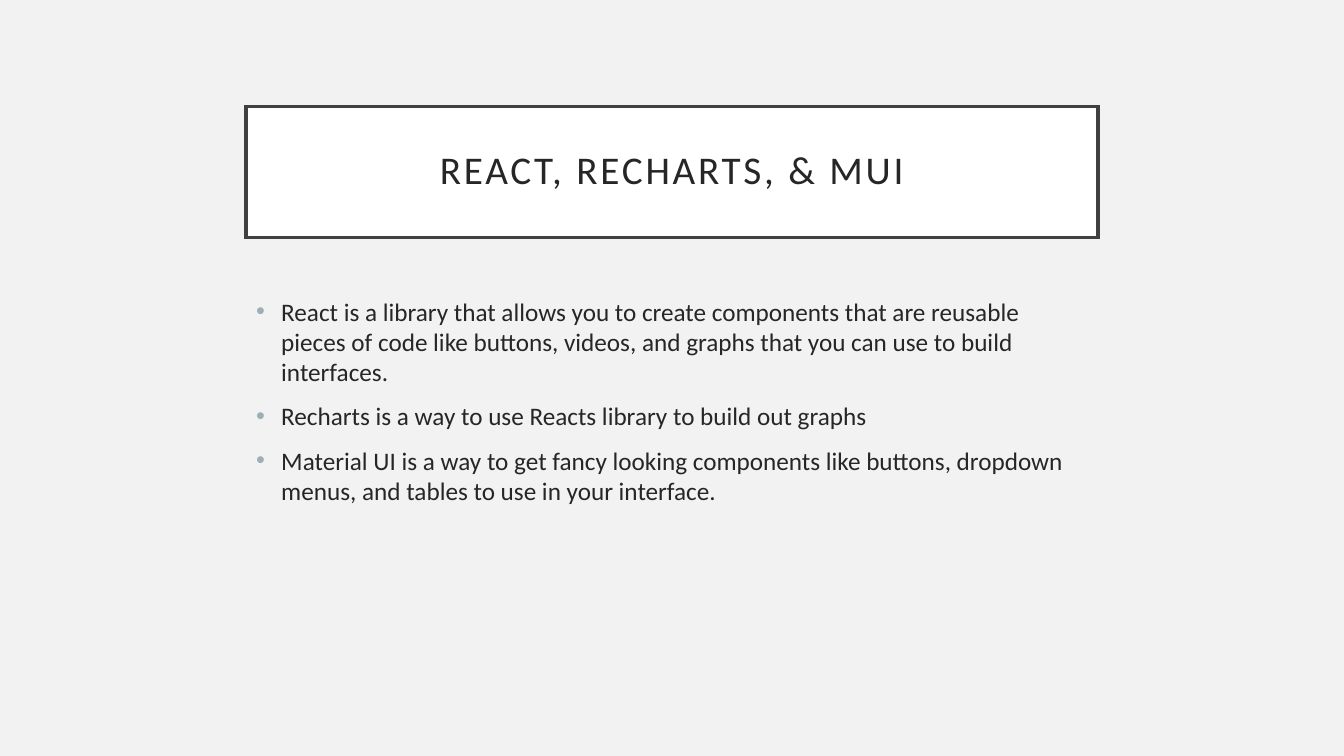
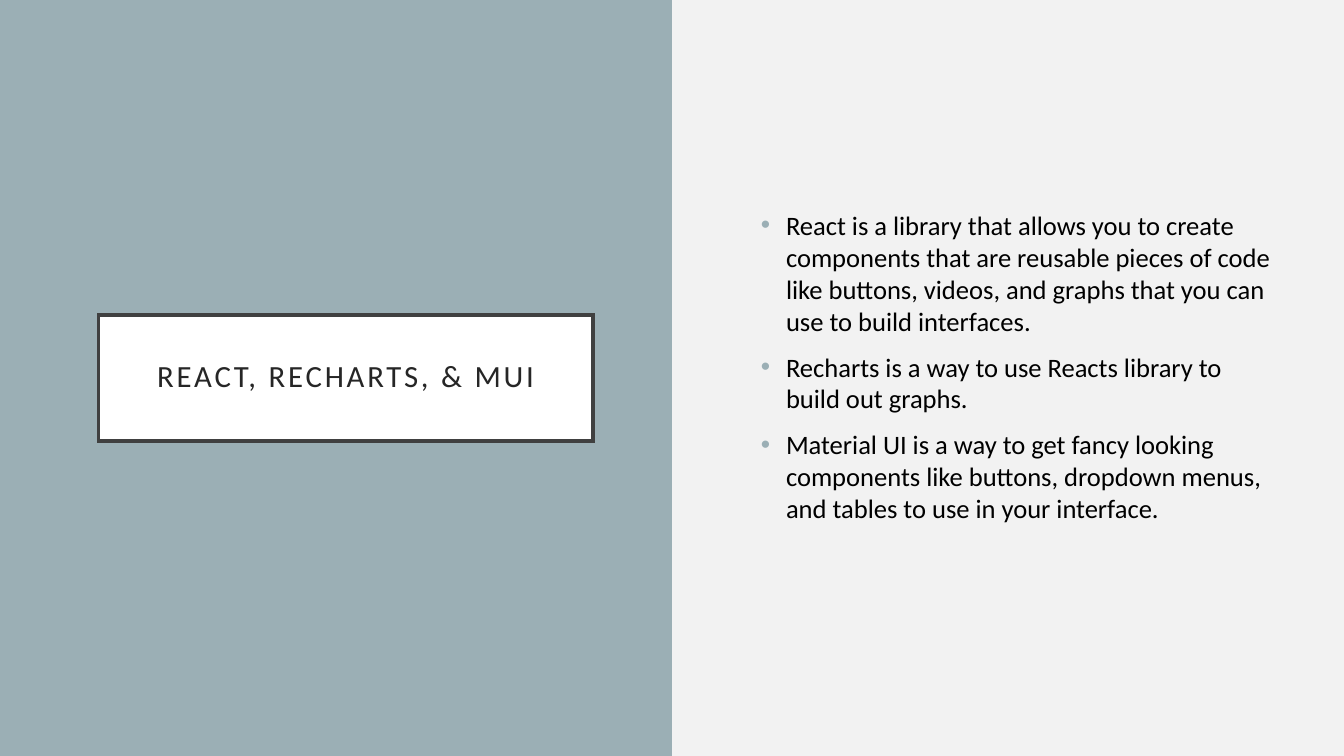
Before and after one commit to wreinhold/nba-analysis-project, a slide deck: slide 4 of Documentation/NBA Analysis Presentation.pptx. Drawn at 1344x756 pixels with LibreOffice and Linux fonts; fonts in the diff are those of the drawing. Boxes give left, top, right and bottom in pixels: in the first picture for what was removed or moved away, otherwise in the second. Text is boxed around its words. In the diff, an @@ line names an element or a change of style, - is before the commit and + after.

```diff
--- a/Documentation/NBA Analysis Presentation.pptx
+++ b/Documentation/NBA Analysis Presentation.pptx
@@ rectangle added at (0,0,673,756), fill #9BAFB5 @@
@@ text "React is a library that ...": place and size @@
-text "React is a library that ..." at (281,303,1063,504)
+text "React is a library that ..." at (786,216,1270,523)
@@ text at (786,216,1270,523): size 18 to 19 pt, text colour #262626 to #000000 in "React is a library that allows you ...", "Material UI is a way to get ..." @@
@@ title "REACT, RECHARTS, & MUI": place and size @@
-title "REACT, RECHARTS, & MUI" at (246,106,1098,237)
+title "REACT, RECHARTS, & MUI" at (99,316,594,442)
@@ title "REACT, RECHARTS, & MUI" at (99,316,594,442): size 28 to 22 pt @@
@@ text at (786,358,1222,413): text changed; size 18 to 19 pt; text colour #262626 to #000000 @@
-• Recharts is a way to use Reacts library to build out graphs
+• Recharts is a way to use Reacts library to build out graphs.
```
Also in this commit, not shown: 1 other slide changed, 1 slide added.
